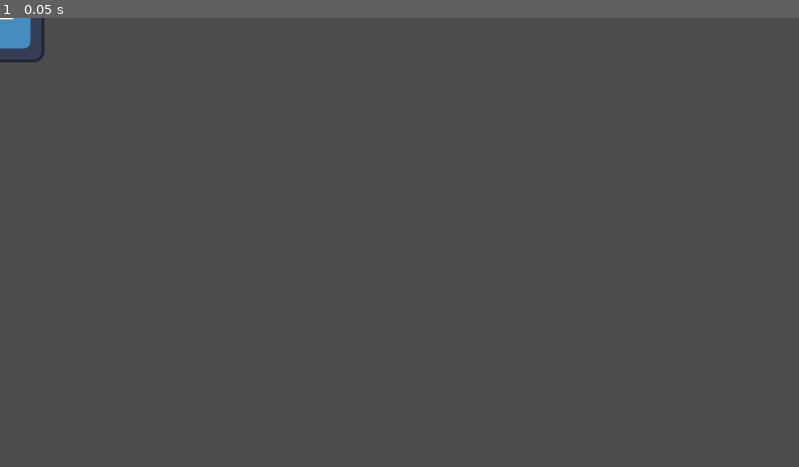
Above: before the commit, frame 1.
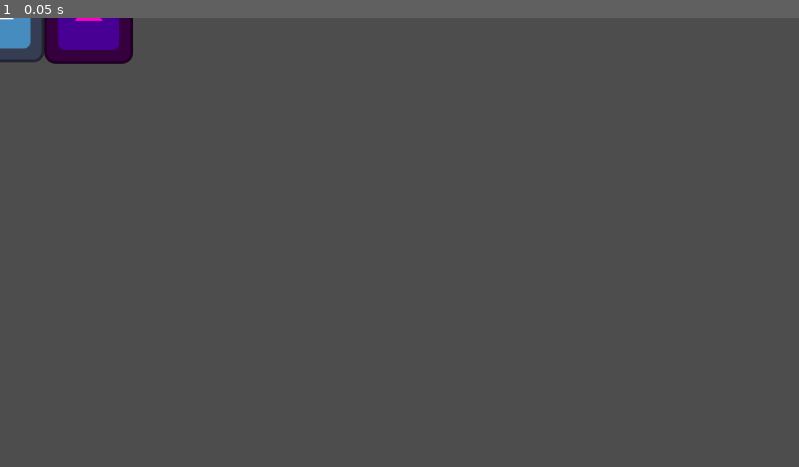
Above: after the commit, the same moment.

Repository: Cute-Penguin-Dev/Balloon-Game-Repo
Game: Godot game, scene res://icon.tscn
Two runs of this game, one before a commit and one after it. Both use one fixed random seed, a clock stepped at 60 frames per second and the inputs below. The engine's default icon, where the game draws it, is replaced by a stand-in: a white triangle on a blue panel in a dark square.
Inputs:
- Up to frame 1 (0.05 s): no input

The runs differ from the first frame. In frame 1, 1.1% of the frame differs, in the area x 5-17%, y 0-11%.

Commit message:
added another ucon

Diff:
--- a/icon.tscn
+++ b/icon.tscn
@@ -4,3 +4,8 @@
 
 [node name="Icon" type="Sprite2D"]
 texture = ExtResource("1_4dtcg")
+
+[node name="Icon" type="Sprite2D" parent="."]
+self_modulate = Color(1, 0, 0.768627, 1)
+position = Vector2(128, 2)
+texture = ExtResource("1_4dtcg")
